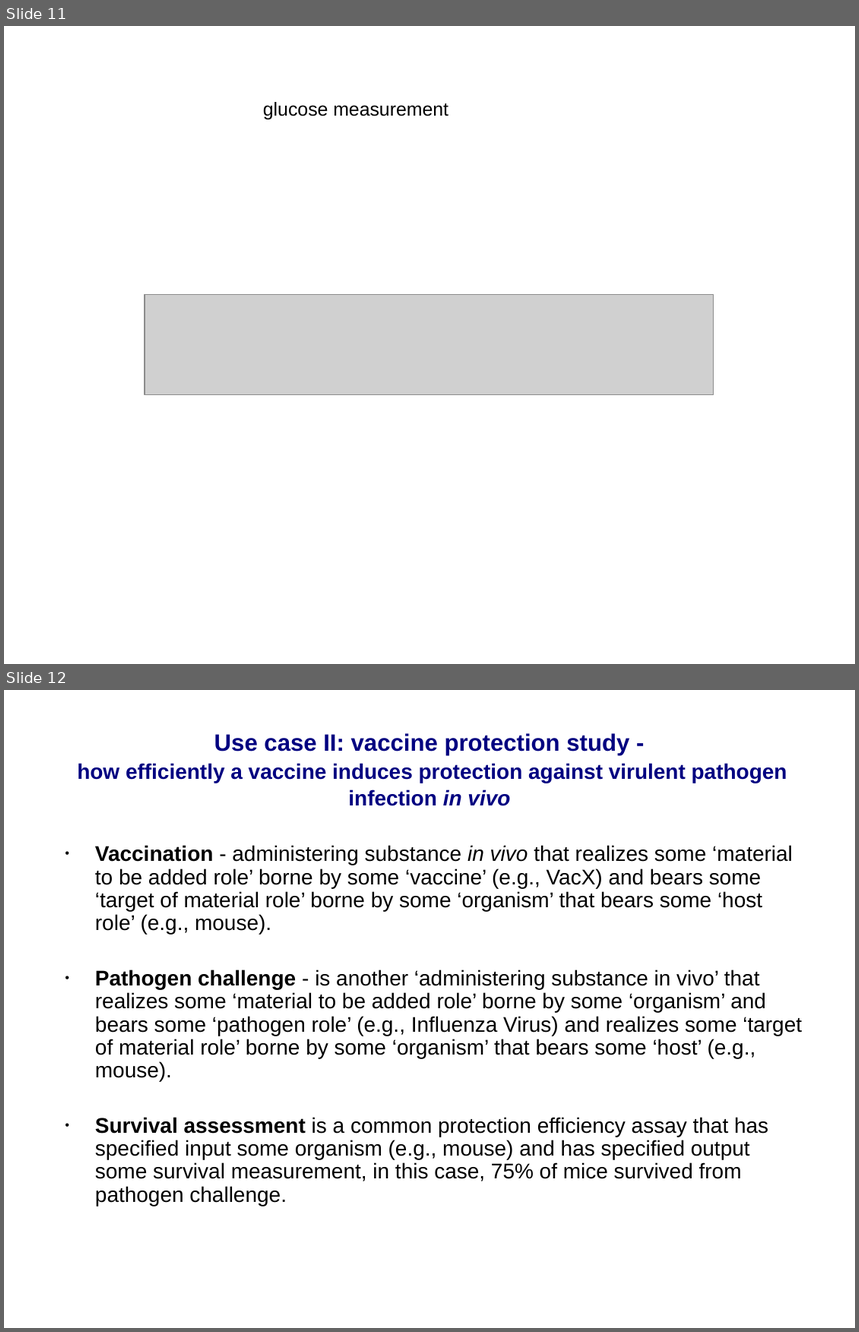
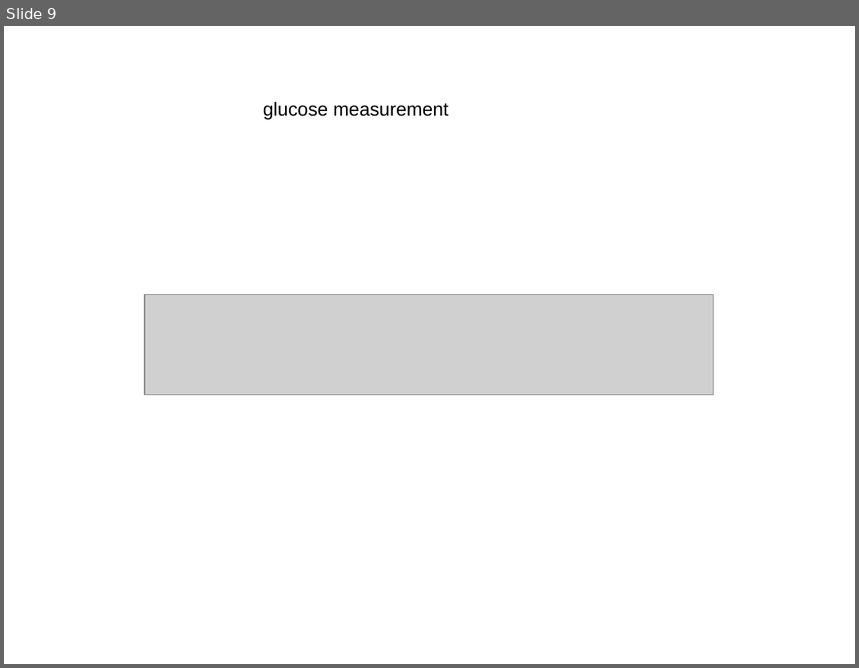
Before and after one commit to obi-ontology/obi-legacy-svn, a slide deck: trunk/docs/papers/ISMB_2009/OBI-SIG.ppt. Shown one above the other, each under a label of ours: slides 11 and 12 before the commit, slide 9 after it. The pictures are 859x1332 and 859x668 pixels, drawn with LibreOffice and Linux fonts; fonts in the diff are those of the drawing; grey boxes stand for pictures; background and template pictures are left out. Boxes give left, top, right and bottom in pixels: in the first picture for what was removed or moved away, otherwise in the second. Text is boxed around its words. In the diff, an @@ line names an element or a change of style, - is before the commit and + after.

```diff
--- a/trunk/docs/papers/ISMB_2009/OBI-SIG.ppt
+++ b/trunk/docs/papers/ISMB_2009/OBI-SIG.ppt
@@ slide 12 removed at (x1=4, y1=690, x2=855, y2=1328), background picture (left out) @@
@@ title removed at (x1=77, y1=733, x2=788, y2=806) @@
-Use case II: vaccine protection study -
-how efficiently a vaccine induces protection against virulent pathogen infection in vivo
@@ text removed at (x1=95, y1=845, x2=802, y2=1206) @@
-• Vaccination - administering substance in vivo that realizes some ‘material to be added role’ borne by some ‘vaccine’ (e.g., VacX) and bears some ‘target of material role’ borne by some ‘organism’ that bears some ‘host role’ (e.g., mouse).
-• Pathogen challenge - is another ‘administering substance in vivo’ that realizes some ‘material to be added role’ borne by some ‘organism’ and bears some ‘pathogen role’ (e.g., Influenza Virus) and realizes some ‘target of material role’ borne by some ‘organism’ that bears some ‘host’ (e.g., mouse).
-• Survival assessment is a common protection efficiency assay that has specified input some organism (e.g., mouse) and has specified output some survival measurement, in this case, 75% of mice survived from pathogen challenge.
@@ what was slide 11 is now slide 9 @@
```
Also in this commit, not shown: 4 slides changed, 4 slides added, 3 other slides removed.
